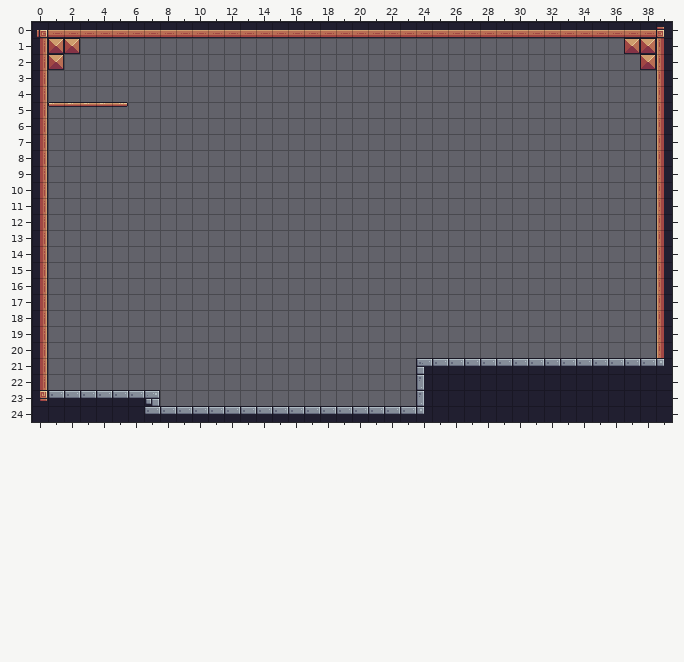
One commit to this Tiled map (JSON): src/assets/tilemaps/map1.json. That is the earlier state.
Cells are 16x16 px. Shown: x 0..39, y 0..24.
After the commit:
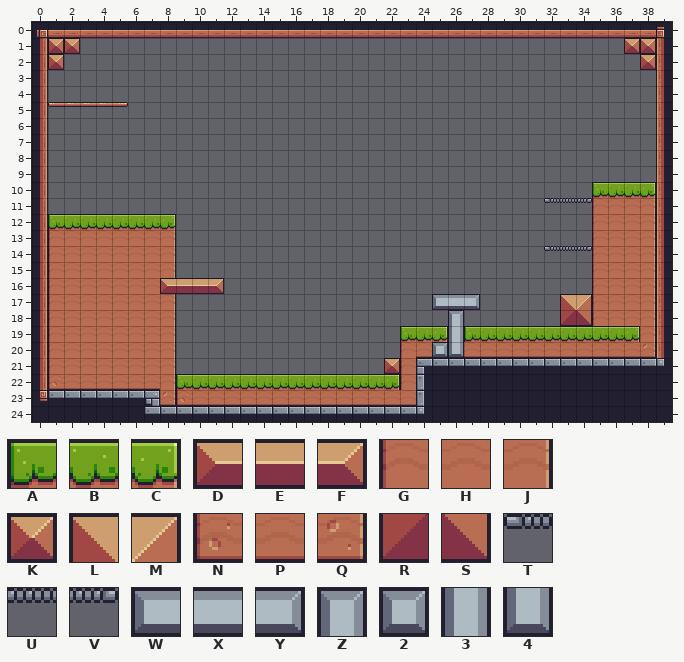
Key: from "terrain": A 6, B 7, C 8, D 12, E 13, F 14, G 28, H 29, J 30, K 34, L 35, M 36, N 50, P 51, Q 52, R 57, S 58, T 61, U 62, V 63, W 100, X 101, Y 102, Z 103, 2 122, 3 125, 4 147.
_ is an empty cell.
The edit:
Layer "World":
y 10: x 35..38 ____ -> ABBC
y 11: x 32..38 _______ -> TUVGHHJ
y 12: x 1..8 ________ -> ABBBBBBC; x 35..38 ____ -> GHHJ
y 13: x 1..8 ________ -> GHHHHHHJ; x 35..38 ____ -> GHHJ
y 14: x 1..8 ________ -> GHHHHHHJ; x 32..38 _______ -> TUVGHHJ
y 15: x 1..8 ________ -> GHHHHHHJ; x 35..38 ____ -> GHHJ
y 16: x 1..11 ___________ -> GHHHHHHDEEF; x 35..38 ____ -> GHHJ
y 17: x 1..8 ________ -> GHHHHHHJ; x 25..27 ___ -> WXY; x 33..38 ______ -> LMGHHJ
y 18: x 1..8 ________ -> GHHHHHHJ; x 26 _ -> Z; x 33..38 ______ -> RSGHHJ
y 19: x 1..8 ________ -> GHHHHHHJ; x 23..38 ________________ -> ABC3ABBBBBBBBBCJ
y 20: x 1..8 ________ -> GHHHHHHJ; x 23..38 ________________ -> GP24PPPPPPPPPPPQ
y 21: x 1..8 ________ -> GHHHHHHJ; x 22..23 __ -> KG
y 22: x 1..23 _______________________ -> NPPPPPPJABBBBBBBBBBBBCG
y 23: x 8..23 ________________ -> QNPPPPPPPPPPPPPP
Pixel boxes of the changes (left, top, right, bottom) in both pictures:
added: (48, 182, 656, 406)
